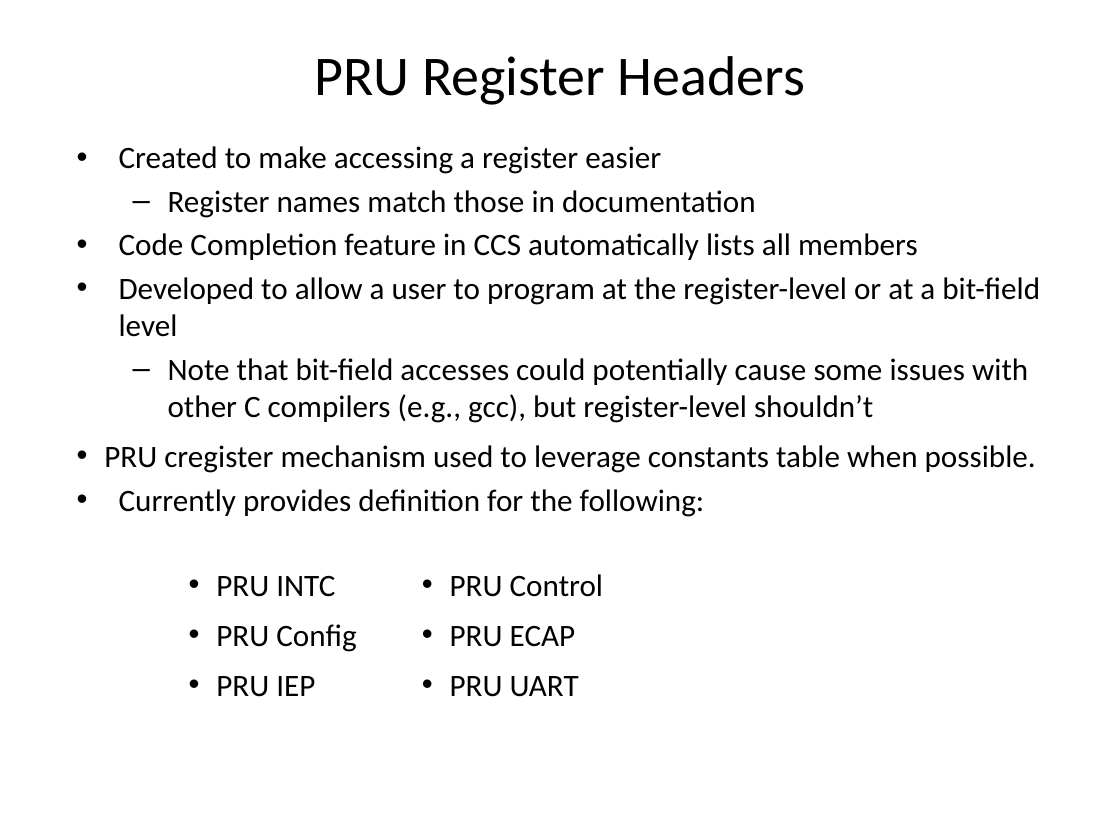
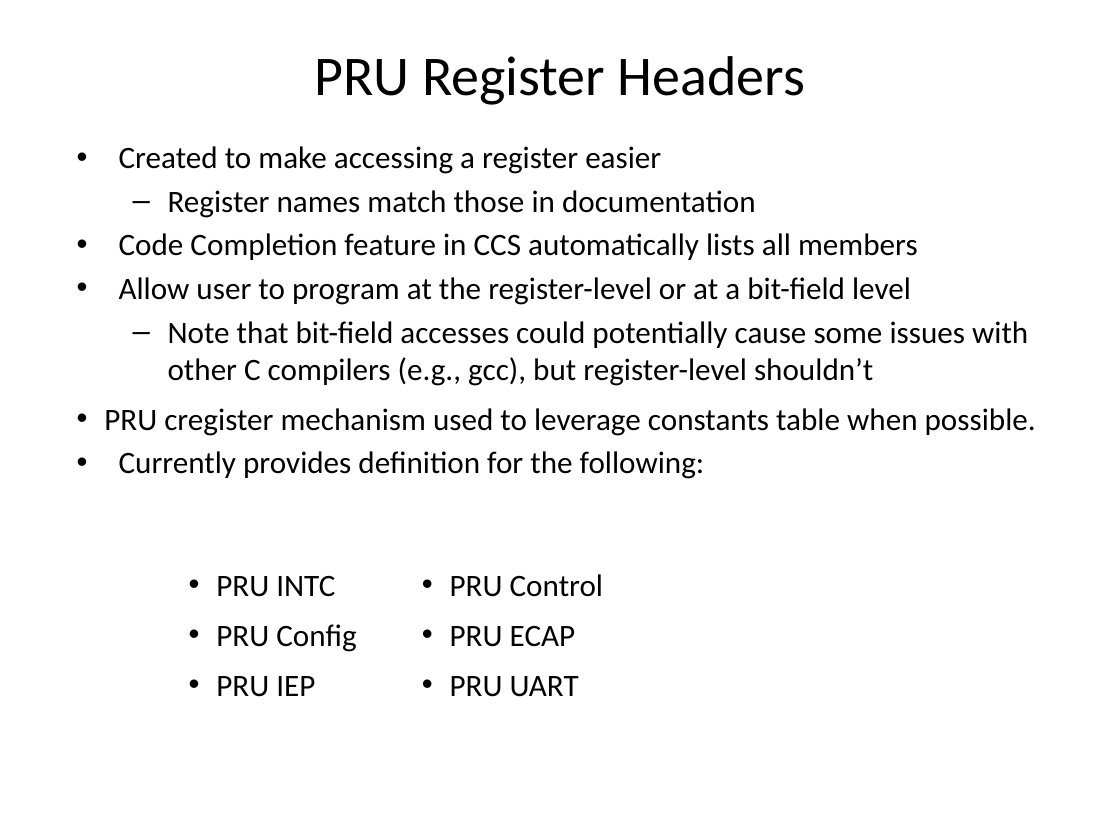
Before and after one commit to hari1989/keystone-workshop, a slide deck: slide 48 of preliminary/Working/presentations/Sitara/PRU in Sitara Device.pptx. Drawn at 1120x840 pixels with LibreOffice and Linux fonts; fonts in the diff are those of the drawing. Boxes give left, top, right and bottom in pixels: in the first picture for what was removed or moved away, otherwise in the second. Text is boxed around its words. In the diff, an @@ line names an element or a change of style, - is before the commit and + after.

```diff
--- a/preliminary/Working/presentations/Sitara/PRU in Sitara Device.pptx
+++ b/preliminary/Working/presentations/Sitara/PRU in Sitara Device.pptx
@@ text at <box>119,277,911,305</box>: text changed @@
-• Developed to allow a user to program at the register-level or at a bit-field level
+• Allow user to program at the register-level or at a bit-field level
```
Also in this commit, not shown: 12 other slides changed, 1 slide added.
